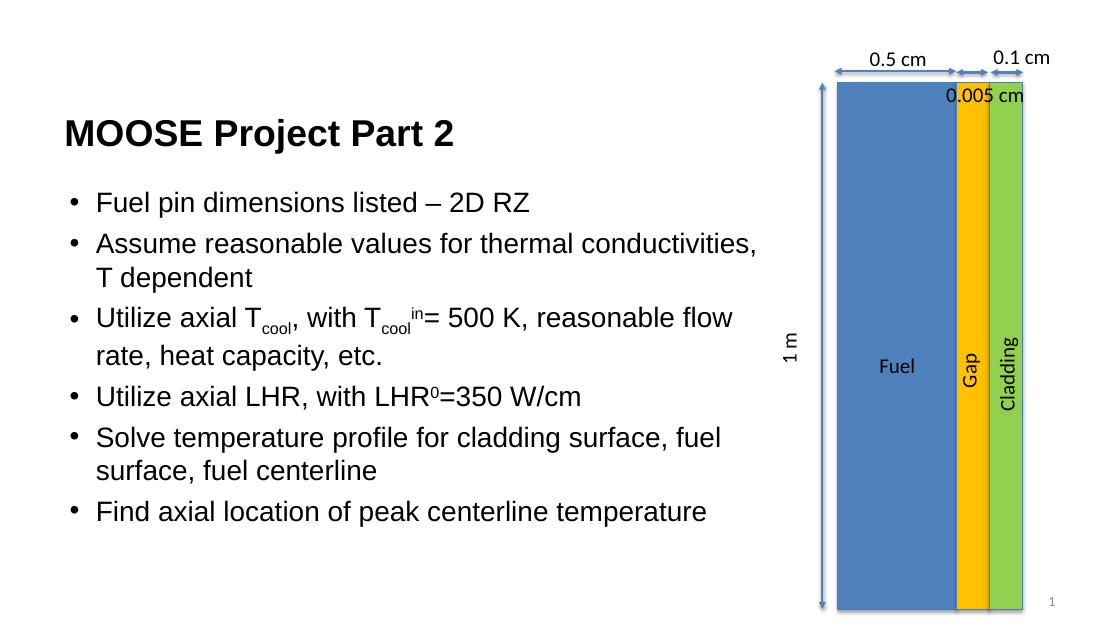
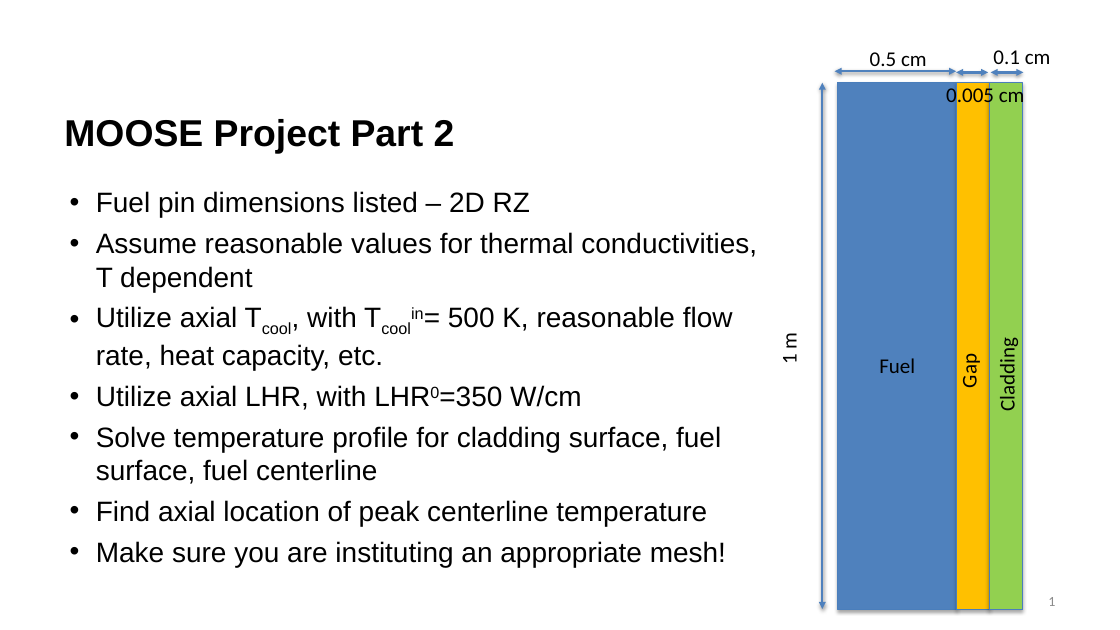
Before and after one commit to benbeeler/TEACHING, a slide deck: slide 1 of Nuclear_Fuel_Performance/NE533_Spring2026/MOOSE/Part2.pptx. Drawn at 1120x630 pixels with LibreOffice and Linux fonts; fonts in the diff are those of the drawing; background and template pictures are left out. Boxes give left, top, right and bottom in pixels: in the first picture for what was removed or moved away, otherwise in the second. Text is boxed around its words. In the diff, an @@ line names an element or a change of style, - is before the commit and + after.

```diff
--- a/Nuclear_Fuel_Performance/NE533_Spring2026/MOOSE/Part2.pptx
+++ b/Nuclear_Fuel_Performance/NE533_Spring2026/MOOSE/Part2.pptx
@@ text at (96, 541, 726, 567): paragraph added @@
+• Make sure you are instituting an appropriate mesh!
```
Also in this commit, not shown: 1 other slide changed, 29 other files.
